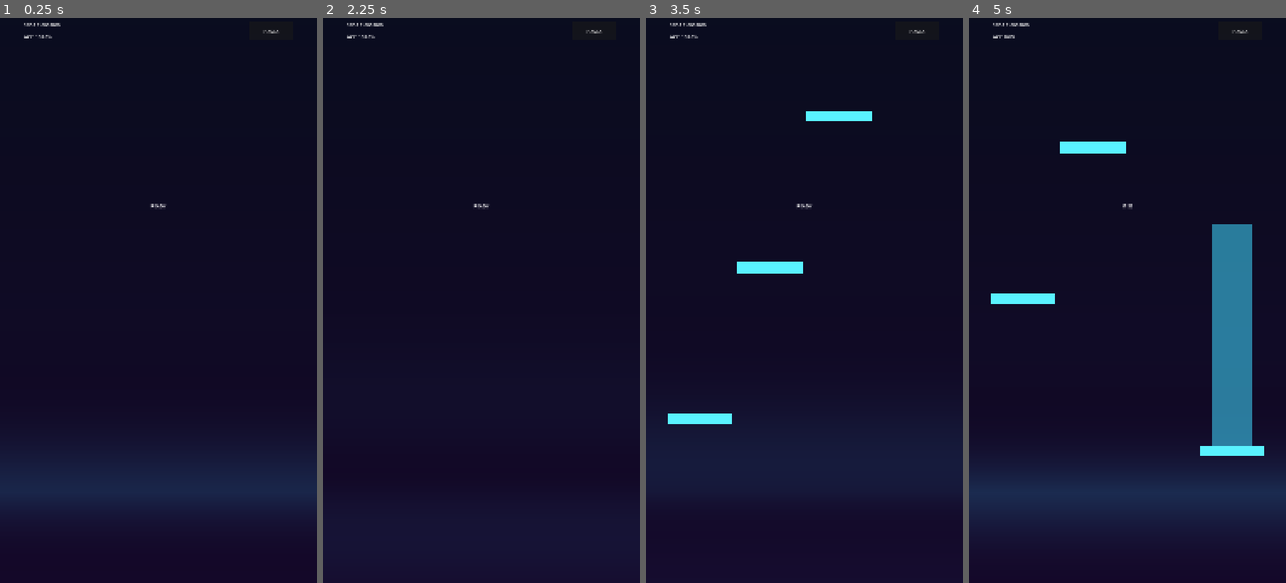
Above: before the commit, frames 1-4 (left to right).
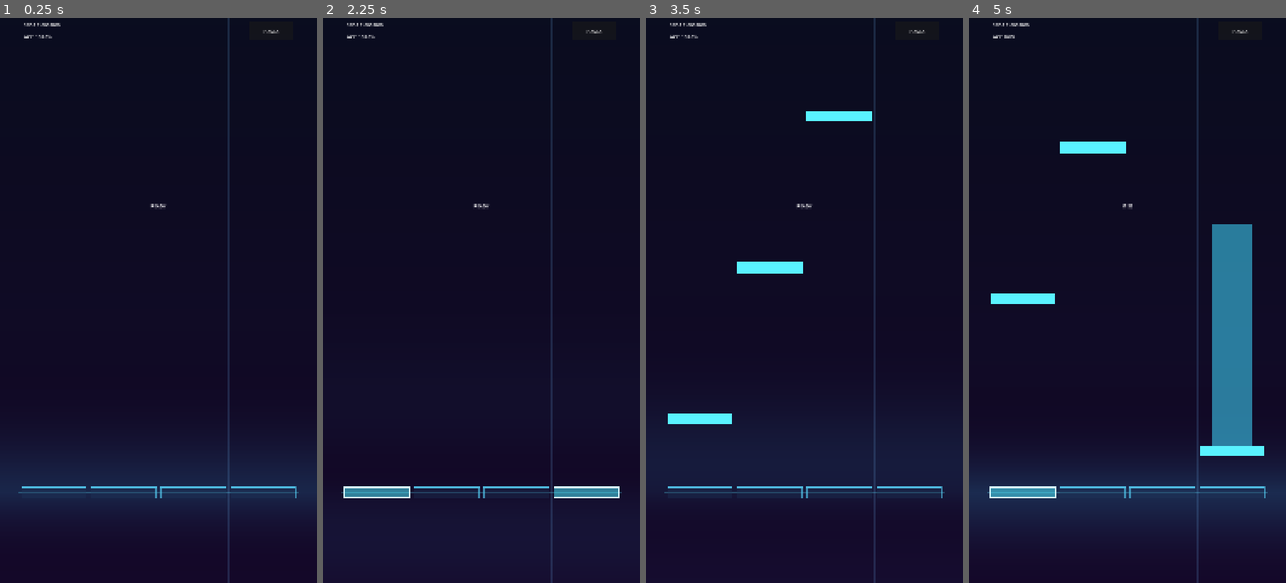
Above: after the commit, the same moments.

Repository: Carrillo524/FeelYourBeats
Game: Godot game, scene res://ui/game_session.tscn
The game is run twice, just before and just after one commit, with the same random seed, the same clock (stepped at 60 frames per second) and the same inputs.
Inputs (mouse positions are in pixels of both pictures, inside the frame that each line leads up to):
- Up to frame 1 (0.25 s): no input
- Up to frame 2 (2.25 s): click "PAUSA" at 0.5 s; click "REINICIAR" at 1.25 s; tap Enter at 2 s; move the mouse to (551, 272) at 2.02 s; hold D from 2.03 s (still down); tap F at 2.1 s; click (551, 272) at 2.17 s
- Up to frame 3 (3.5 s): move the mouse to (741, 328) at 2.77 s; release D at 2.78 s; tap J at 2.85 s
- Up to frame 4 (5 s): move the mouse to (1159, 176) at 3.52 s; hold D from 3.53 s (still down); tap K at 3.6 s; move the mouse to (1111, 413) at 4.27 s; tap F at 4.35 s; click (1111, 413) at 4.42 s

The runs differ from the first frame. In frame 1, 1.2% of the frame differs, in the area x 5-95%, y 0-100%; in frame 2, 1.8%; in frame 3, 1.2%; in frame 4, 1.5%.

Commit message:
feat(gameplay): render lane dividers and hit zone receptors at hit_line_y

Diff:
--- a/gameplay/lane_field.gd
+++ b/gameplay/lane_field.gd
@@ -5,6 +5,14 @@
 const TOP_SPAWN_MARGIN_PX: float = 64.0
 const DEFAULT_PLAY_WIDTH: float = 950.4
 const DEFAULT_PLAY_HEIGHT: float = 1920.0
+const LANE_DIVIDER_COLOR: Color = Color(0.45, 0.75, 1.0, 0.16)
+const OUTER_BORDER_COLOR: Color = Color(0.35, 0.85, 1.0, 0.32)
+const HIT_LINE_GUIDE_COLOR: Color = Color(0.35, 0.90, 1.0, 0.25)
+const RECEPTOR_IDLE_FILL_COLOR: Color = Color(0.12, 0.22, 0.36, 0.32)
+const RECEPTOR_ACTIVE_FILL_COLOR: Color = Color(0.30, 0.92, 1.0, 0.52)
+const RECEPTOR_HOLD_FILL_COLOR: Color = Color(0.40, 1.0, 0.88, 0.62)
+const RECEPTOR_IDLE_BORDER_COLOR: Color = Color(0.35, 0.85, 1.0, 0.58)
+const RECEPTOR_ACTIVE_BORDER_COLOR: Color = Color(0.85, 0.98, 1.0, 0.98)
 
 @export var dsp_clock: DSPClock = null
 @export var screen_safe_adapter: ScreenSafeAdapter = null
@@ -23,6 +31,8 @@
 var _next_spawn_index: int = 0
 var _free_pool: Array[NoteView] = []
 var _active_views: Array[NoteView] = []
+var _lane_pressed_states: Array[bool] = [false, false, false, false]
+var _lane_hold_states: Array[bool] = [false, false, false, false]
 
 
 func _ready() -> void:
@@ -35,6 +45,61 @@
 			screen_safe_adapter.get_play_rect(),
 			screen_safe_adapter.get_hud_safe_rect()
 		)
+	else:
+		queue_redraw()
+
+
+func _draw() -> void:
+	var lane_count: int = _get_active_lane_count()
+	var field_width: float = maxf(1.0, size.x)
+	var field_height: float = maxf(1.0, size.y)
+
+	for divider_idx: int in range(lane_count + 1):
+		var x_pos: float = float(divider_idx) * _lane_width
+		var is_outer: bool = divider_idx == 0 or divider_idx == lane_count
+		var divider_color: Color = OUTER_BORDER_COLOR if is_outer else LANE_DIVIDER_COLOR
+		var divider_width: float = 2.0 if is_outer else 1.5
+		draw_line(Vector2(x_pos, 0.0), Vector2(x_pos, field_height), divider_color, divider_width)
+
+	draw_line(Vector2(0.0, _hit_line_y), Vector2(field_width, _hit_line_y), HIT_LINE_GUIDE_COLOR, 1.5)
+
+	var receptor_height: float = NoteView.DEFAULT_HEAD_HEIGHT_PX
+	var receptor_half_h: float = receptor_height * 0.5
+	var receptor_top_y: float = _hit_line_y - receptor_half_h
+	var receptor_bottom_y: float = _hit_line_y + receptor_half_h
+	var receptor_width: float = maxf(4.0, _lane_width - (NoteView.HORIZONTAL_PADDING_PX * 2.0))
+
+	for lane_idx: int in range(lane_count):
+		var is_pressed: bool = lane_idx < _lane_pressed_states.size() and _lane_pressed_states[lane_idx]
+		var is_holding: bool = lane_idx < _lane_hold_states.size() and _lane_hold_states[lane_idx]
+		var is_active: bool = is_pressed or is_holding
+
+		var receptor_x: float = (float(lane_idx) * _lane_width) + NoteView.HORIZONTAL_PADDING_PX
+		var receptor_rect: Rect2 = Rect2(receptor_x, receptor_top_y, receptor_width, receptor_height)
+
+		var fill_color: Color = RECEPTOR_IDLE_FILL_COLOR
+		if is_holding:
+			fill_color = RECEPTOR_HOLD_FILL_COLOR
+		elif is_pressed:
+			fill_color = RECEPTOR_ACTIVE_FILL_COLOR
+
+		var border_color: Color = RECEPTOR_ACTIVE_BORDER_COLOR if is_active else RECEPTOR_IDLE_BORDER_COLOR
+		var border_width: float = 3.0 if is_active else 2.0
+
+		draw_rect(receptor_rect, fill_color, true)
+		draw_rect(receptor_rect, border_color, false, border_width)
+		draw_line(
+			Vector2(receptor_x, receptor_top_y),
+			Vector2(receptor_x + receptor_width, receptor_top_y),
+			border_color,
+			border_width
+		)
+		draw_line(
+			Vector2(receptor_x, receptor_bottom_y),
+			Vector2(receptor_x + receptor_width, receptor_bottom_y),
+			border_color,
+			border_width
+		)
 
 
 func load_chart(p_chart: ChartData) -> bool:
@@ -52,8 +117,10 @@
 
 	_ensure_pool()
 	_recycle_all_active_views()
+	_reset_lane_visual_states()
 	_chart = p_chart
 	_next_spawn_index = 0
+	queue_redraw()
 	return true
 
 
@@ -61,9 +128,7 @@
 	position = p_play_rect.position
 	size = p_play_rect.size
 
-	var lane_count: int = DEFAULT_LANE_COUNT
-	if screen_safe_adapter != null:
-		lane_count = maxi(1, screen_safe_adapter.lane_count)
+	var lane_count: int = _get_active_lane_count()
 	_lane_width = maxf(1.0, p_play_rect.size.x / float(lane_count))
 
 	var max_hit_line_y: float = maxf(0.0, p_hud_safe_rect.end.y - bottom_padding_px)
@@ -80,6 +145,8 @@
 			var is_holding: bool = hit_judge != null and hit_judge.is_note_actively_held(note)
 			view.update_position(_current_dsp_time_sec, _hit_line_y, is_holding)
 
+	queue_redraw()
+
 
 func update_field_at_time(p_dsp_time_sec: float) -> void:
 	_current_dsp_time_sec = p_dsp_time_sec
@@ -135,11 +202,58 @@
 		if not dsp_clock.dsp_time_updated.is_connected(update_field_at_time):
 			dsp_clock.dsp_time_updated.connect(update_field_at_time)
 
+	if input_adapter != null:
+		if not input_adapter.lane_input_pressed.is_connected(_on_lane_input_pressed):
+			input_adapter.lane_input_pressed.connect(_on_lane_input_pressed)
+		if not input_adapter.lane_input_released.is_connected(_on_lane_input_released):
+			input_adapter.lane_input_released.connect(_on_lane_input_released)
+
+	if hit_judge != null:
+		if not hit_judge.hold_state_changed.is_connected(_on_hold_state_changed):
+			hit_judge.hold_state_changed.connect(_on_hold_state_changed)
+
 	if input_adapter != null and hit_judge != null:
 		if not input_adapter.lane_input_pressed.is_connected(hit_judge.on_lane_pressed):
 			input_adapter.lane_input_pressed.connect(hit_judge.on_lane_pressed)
 		if not input_adapter.lane_input_released.is_connected(hit_judge.on_lane_released):
 			input_adapter.lane_input_released.connect(hit_judge.on_lane_released)
+
+
+func _on_lane_input_pressed(p_lane: int, _p_dsp_time_sec: float) -> void:
+	if p_lane < 0 or p_lane >= _lane_pressed_states.size():
+		return
+	if not _lane_pressed_states[p_lane]:
+		_lane_pressed_states[p_lane] = true
+		queue_redraw()
+
+
+func _on_lane_input_released(p_lane: int, _p_dsp_time_sec: float) -> void:
+	if p_lane < 0 or p_lane >= _lane_pressed_states.size():
+		return
+	if _lane_pressed_states[p_lane]:
+		_lane_pressed_states[p_lane] = false
+		queue_redraw()
+
+
+func _on_hold_state_changed(p_lane: int, p_is_holding: bool) -> void:
+	if p_lane < 0 or p_lane >= _lane_hold_states.size():
+		return
+	if _lane_hold_states[p_lane] != p_is_holding:
+		_lane_hold_states[p_lane] = p_is_holding
+		queue_redraw()
+
+
+func _get_active_lane_count() -> int:
+	if screen_safe_adapter != null:
+		return maxi(1, screen_safe_adapter.lane_count)
+	return DEFAULT_LANE_COUNT
+
+
+func _reset_lane_visual_states() -> void:
+	for i: int in range(_lane_pressed_states.size()):
+		_lane_pressed_states[i] = false
+	for j: int in range(_lane_hold_states.size()):
+		_lane_hold_states[j] = false
 
 
 func _spawn_visible_notes(p_dsp_time_sec: float) -> void:
Not shown, changed: specs/05_gameplay_core.md
